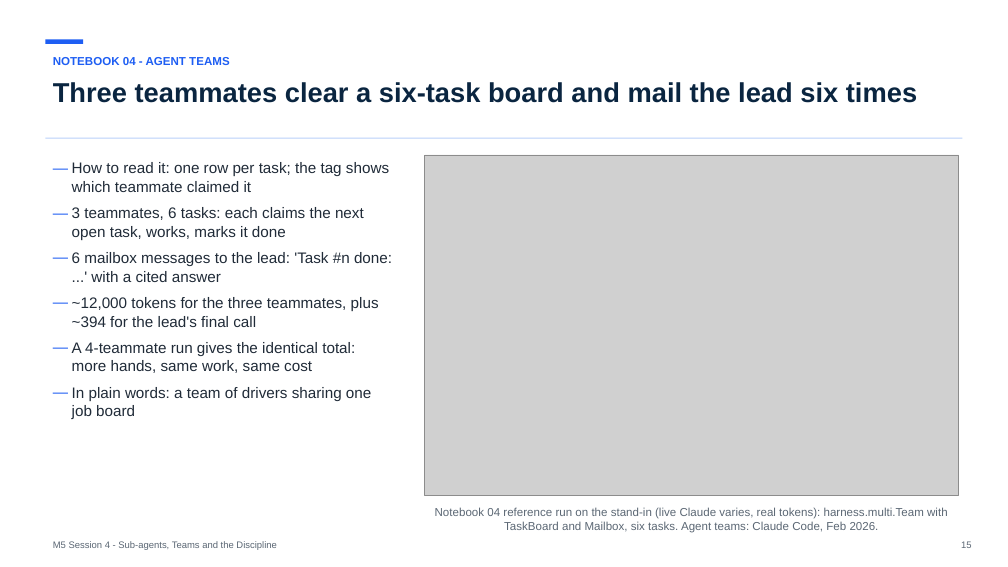
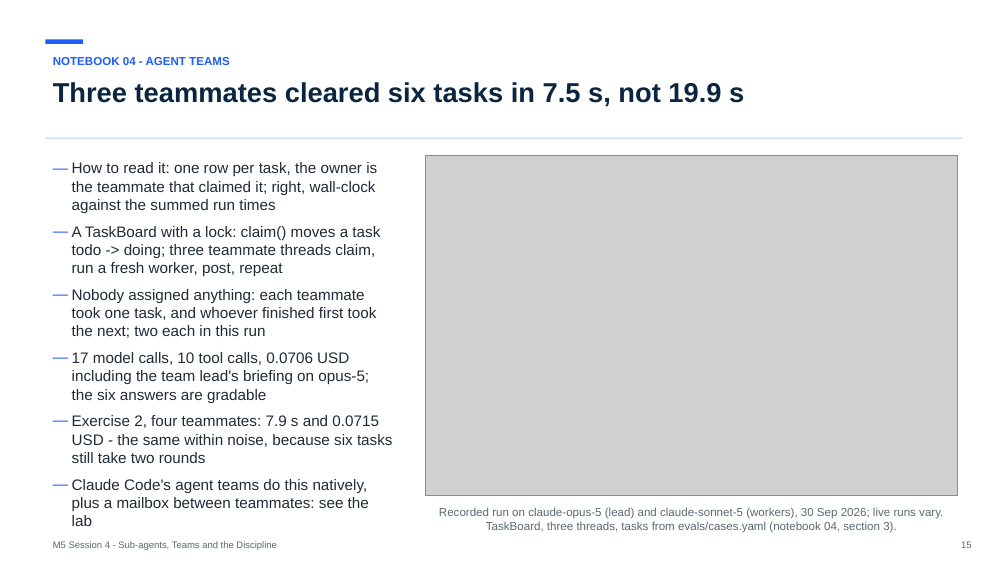
Before and after one commit to maglionejm/fontys-tech-exercises, a slide deck: slide 15 of presentations/m5-session-4-sub-agents-teams-and-the-discipline.pptx. Drawn at 1008x567 pixels with LibreOffice and Linux fonts; fonts in the diff are those of the drawing; grey boxes stand for pictures. Boxes give left, top, right and bottom in pixels: in the first picture for what was removed or moved away, otherwise in the second. Text is boxed around its words. In the diff, an @@ line names an element or a change of style, - is before the commit and + after.

```diff
--- a/presentations/m5-session-4-sub-agents-teams-and-the-discipline.pptx
+++ b/presentations/m5-session-4-sub-agents-teams-and-the-discipline.pptx
@@ text at (53,82,744,107): text changed @@
-Three teammates clear a six-task board and mail the lead six times
+Three teammates cleared six tasks in 7.5 s, not 19.9 s
@@ text at (72,162,393,511): text changed @@
-— How to read it: one row per task; the tag shows which teammate claimed it
-— 3 teammates, 6 tasks: each claims the next open task, works, marks it done
-— 6 mailbox messages to the lead: 'Task #n done: ...' with a cited answer
-— ~12,000 tokens for the three teammates, plus ~394 for the lead's final call
-— A 4-teammate run gives the identical total: more hands, same work, same cost
-— In plain words: a team of drivers sharing one job board
+— How to read it: one row per task, the owner is the teammate that claimed it; right, wall-clock against the summed run times
+— A TaskBoard with a lock: claim() moves a task todo -> doing; three teammate threads claim, run a fresh worker, post, repeat
+— Nobody assigned anything: each teammate took one task, and whoever finished first took the next; two each in this run
+— 17 model calls, 10 tool calls, 0.0706 USD including the team lead's briefing on opus-5; the six answers are gradable
+— Exercise 2, four teammates: 7.9 s and 0.0715 USD - the same within noise, because six tasks still take two rounds
+— Claude Code's agent teams do this natively, plus a mailbox between teammates: see the lab
@@ text at (439,507,943,533): text changed @@
-Notebook 04 reference run on the stand-in (live Claude varies, real tokens): harness.multi.Team with TaskBoard and Mailbox, six tasks. Agent teams: Claude Code, Feb 2026.
+Recorded run on claude-opus-5 (lead) and claude-sonnet-5 (workers), 30 Sep 2026; live runs vary. TaskBoard, three threads, tasks from evals/cases.yaml (notebook 04, section 3).
```
Also in this commit, not shown: 9 other slides changed, 3 slides added, 1 other file.
